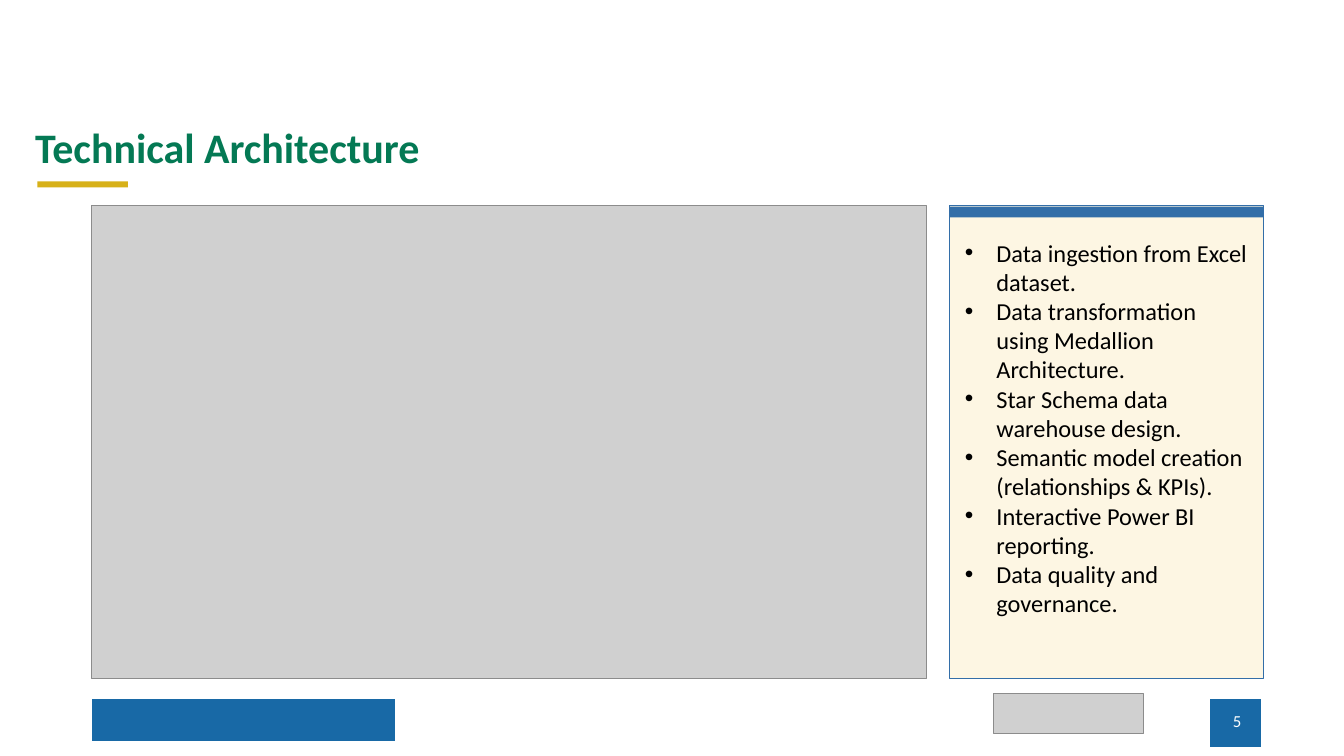
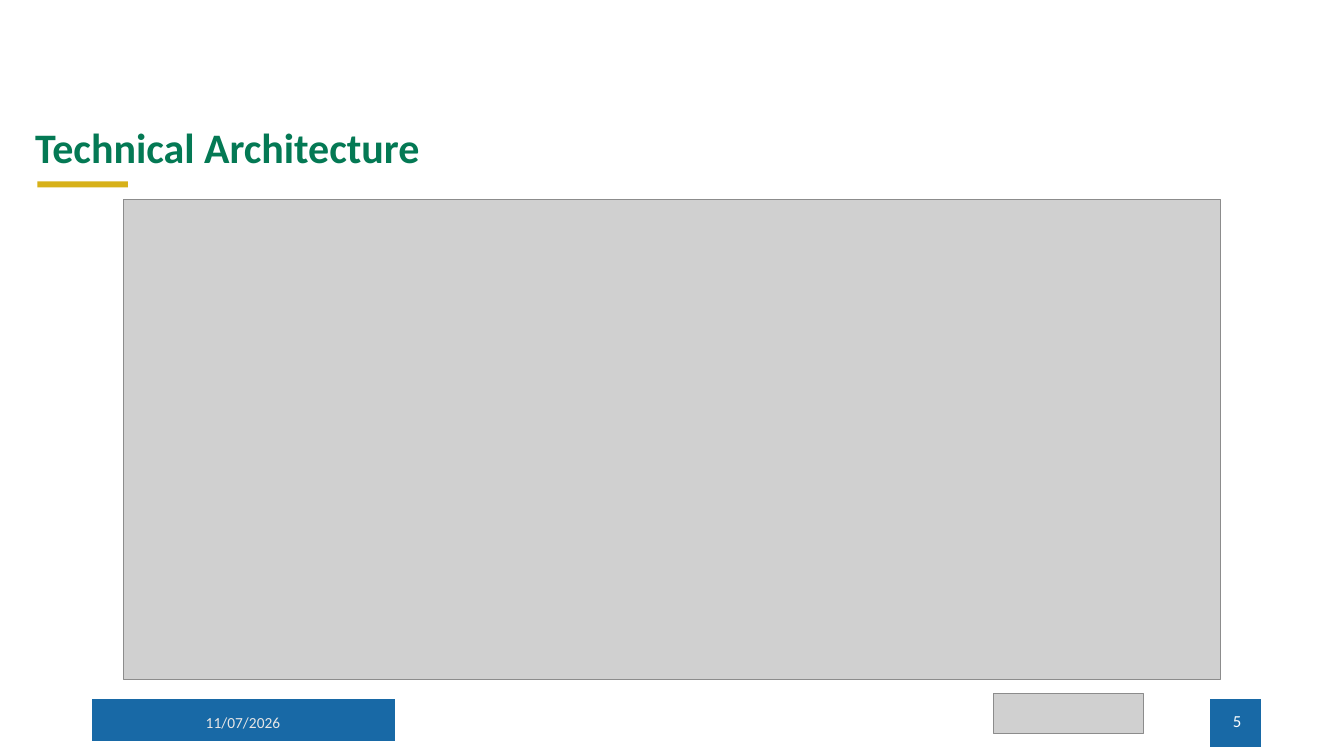
Before and after one commit to ahmedkhlood413-bit/Depi-Poject, a slide deck: slide 5 of Presentation/Digital Lifestyle Project Presentation.pptx. Drawn at 1344x756 pixels with LibreOffice and Linux fonts; fonts in the diff are those of the drawing; grey boxes stand for pictures; background and template pictures are left out. Boxes give left, top, right and bottom in pixels: in the first picture for what was removed or moved away, otherwise in the second. Text is boxed around its words. In the diff, an @@ line names an element or a change of style, - is before the commit and + after.

```diff
--- a/Presentation/Digital Lifestyle Project Presentation.pptx
+++ b/Presentation/Digital Lifestyle Project Presentation.pptx
@@ picture resized from (x1=91, y1=206, x2=927, y2=679) to (x1=124, y1=200, x2=1221, y2=680) @@
@@ rectangle removed at (x1=950, y1=206, x2=1264, y2=679) @@
@@ rectangle removed at (x1=950, y1=207, x2=1264, y2=218) @@
@@ text removed at (x1=996, y1=245, x2=1247, y2=617) @@
-• Data ingestion from Excel dataset.
-• Data transformation using Medallion Architecture.
-• Star Schema data warehouse design.
-• Semantic model creation (relationships & KPIs).
-• Interactive Power BI reporting.
-• Data quality and governance.
@@ text added at (x1=206, y1=717, x2=280, y2=729), 11 pt, text #E7E6E6 @@
+11/07/2026
```
Also in this commit, not shown: 13 other slides changed.
